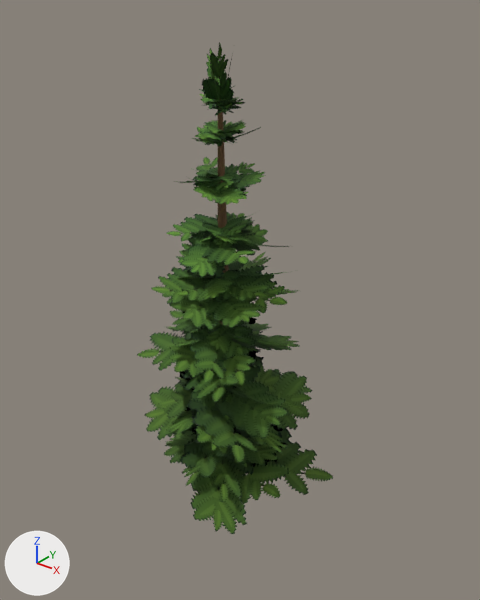
The glTF model public/worldart/assets/fir4_a.glb: old version first, new version second.
The view is the same before and after, from a 50 mm camera at (5.34, -6.32, 7.33) aimed at (0.18, 0.13, 3.33). Every picture has the same lights, and +X, +Y and +Z are marked at lower left. The picture after the commit comes second. Vertices at exactly the same position are counted once.

The first picture shows 'fir4_a'.
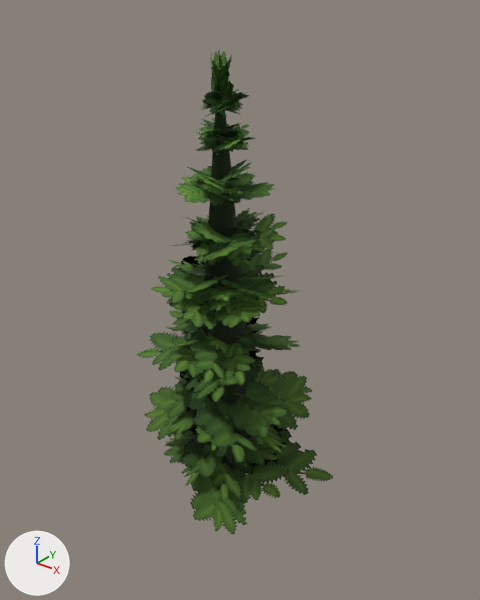
Pixel boxes (x1, y1, x2, y2) of what changed, in the pictures (480 x 600 px; the box of a moved part takes in the faces that stretch with it):
```json
{"object": "fir4_a", "change": "reshaped", "before": [137, 42, 333, 534], "after": [137, 49, 333, 534]}
{"part": 1, "of": "me_fir4_a", "change": "added", "after": [196, 141, 213, 151]}
{"part": 2, "of": "me_fir4_a", "change": "added", "after": [201, 123, 228, 139]}
{"part": 3, "of": "me_fir4_a", "change": "added", "after": [226, 141, 249, 152]}
{"part": 4, "of": "me_fir4_a", "change": "added", "after": [204, 90, 227, 98]}
{"part": 5, "of": "me_fir4_a", "change": "added", "after": [209, 99, 228, 112]}
{"part": 6, "of": "me_fir4_a", "change": "added", "after": [210, 54, 217, 100]}
{"part": 7, "of": "me_fir4_a", "change": "moved or reshaped", "before": [176, 48, 298, 326], "after": [181, 49, 288, 468]}
{"part": 8, "of": "me_fir4_a", "change": "surface changed", "before": [166, 42, 269, 300], "after": [169, 136, 287, 321]}
{"part": 9, "of": "me_fir4_a", "change": "recoloured", "before": [166, 42, 269, 300], "after": [169, 136, 287, 321]}
```

Edits to the scene script, one JSON object a line:
```json
{"block": "me_fir4_a", "where": "# used by ob_fir4_a; location = (0.0, 0.0, 0.0)"}
{"op": "remove", "block": "me_fir4_a", "code": "me_fir4_a.from_pydata(...)  # 1062 vertices, 730 faces; spans x -1.67..2.07, y -1.79..2.0, z -0.3..6.82"}
{"op": "add", "block": "me_fir4_a", "code": "me_fir4_a.from_pydata(...)  # 1419 vertices, 1058 faces; spans x -1.67..2.07, y -1.79..2.0, z -0.3..6.76"}
{"block": "me_fir4_a", "change": "me_fir4_a part 1: the loose piece of 6 vertices spanning x -0.49..0.18, y -0.13..0.52, z 5.45..5.76 is copied, and the copy is multiplied about its middle by the matrix ((1.093, -0.315, -0.228), (0.329, 1.112, 0.04), (0.208, -0.102, 1.137)), then moved by (-0.09, -0.02, -0.11); it spans x -0.64..0.14, y -0.21..0.57, z 5.33..5.65"}
{"block": "me_fir4_a", "change": "me_fir4_a part 2: the loose piece of 6 vertices spanning x -0.06..0.22, y -0.25..0.24, z 5.46..5.7 is copied, and the copy is multiplied about its middle by the matrix ((0.29, 0.978, -0.017), (-0.978, 0.289, -0.033), (-0.027, 0.025, 1.019)), then moved by (-0.09, -0.11, 0.05); it spans x -0.25..0.23, y -0.28..0.05, z 5.51..5.74"}
{"block": "me_fir4_a", "change": "me_fir4_a part 3: the loose piece of 6 vertices spanning x -0.05..0.43, y -0.28..0.27, z 5.51..5.8 is copied, and the copy is multiplied about its middle by the matrix ((0.551, -0.459, 0.571), (0.645, 0.641, -0.107), (-0.346, 0.466, 0.709)), then moved by (-0.05, 0.15, -0.19); it spans x -0.17..0.45, y -0.17..0.46, z 5.37..5.56"}
{"block": "me_fir4_a", "change": "me_fir4_a part 4: the loose piece of 6 vertices spanning x -0.27..0.28, y -0.28..0.12, z 5.9..6.1 is copied, and the copy is multiplied about its middle by the matrix ((0.85, 0.722, -0.104), (-0.721, 0.856, 0.042), (0.107, 0.035, 1.114)), then moved by (-0.07, -0.01, 0.07); it spans x -0.36..0.24, y -0.26..0.08, z 5.94..6.21"}
{"block": "me_fir4_a", "change": "me_fir4_a part 5: the loose piece of 6 vertices spanning x -0.12..0.21, y -0.27..0.23, z 5.91..6.08 is copied, and the copy is multiplied about its middle by the matrix ((1.017, -0.249, 0.086), (0.234, 0.697, -0.749), (0.12, 0.745, 0.73)), then moved by (0.01, 0.02, 0.02); it spans x -0.07..0.17, y -0.26..0.25, z 5.88..6.14"}
{"block": "me_fir4_a", "change": "me_fir4_a part 6: the loose piece of 6 vertices spanning x -0.18..0.2, y -0.2..0.24, z 5.89..6.74 is copied, and the copy is multiplied about its middle by the matrix ((-0.966, -0.249, 0.073), (0.251, -0.968, 0.028), (0.064, 0.046, 0.997)), then moved by (-0.06, 0.0, 0.0); it spans x -0.21..0.05, y -0.22..0.24, z 5.89..6.76"}
{"block": "me_fir4_a", "change": "me_fir4_a part 7: 552 vertices moved from x -1.03..1.19, y -1.09..1.12, z 3.35..6.82 to x -1.11..1.19, y -1.31..1.26, z 3.02..5.69; 19 vertices removed from x -1.04..1.24, y -1.13..0.63, z 3.7..6.8; 286 vertices added at x -0.86..0.98, y -0.43..1.07, z 0.58..6.73"}
{"block": "me_fir4_a", "change": "me_fir4_a part 8: 292 kept faces spanning x -1.1..1.17, y -1.31..1.19, z 3.02..5.69 get new texture (UV) coordinates"}
{"block": "me_fir4_a", "change": "me_fir4_a part 9: 323 kept faces spanning x -1.11..1.17, y -1.31..1.19, z 3.02..5.69 get new vertex colours"}
{"block": "me_fir4_a", "change": "other edits to the shape of me_fir4_a do not show in these pictures"}
```
